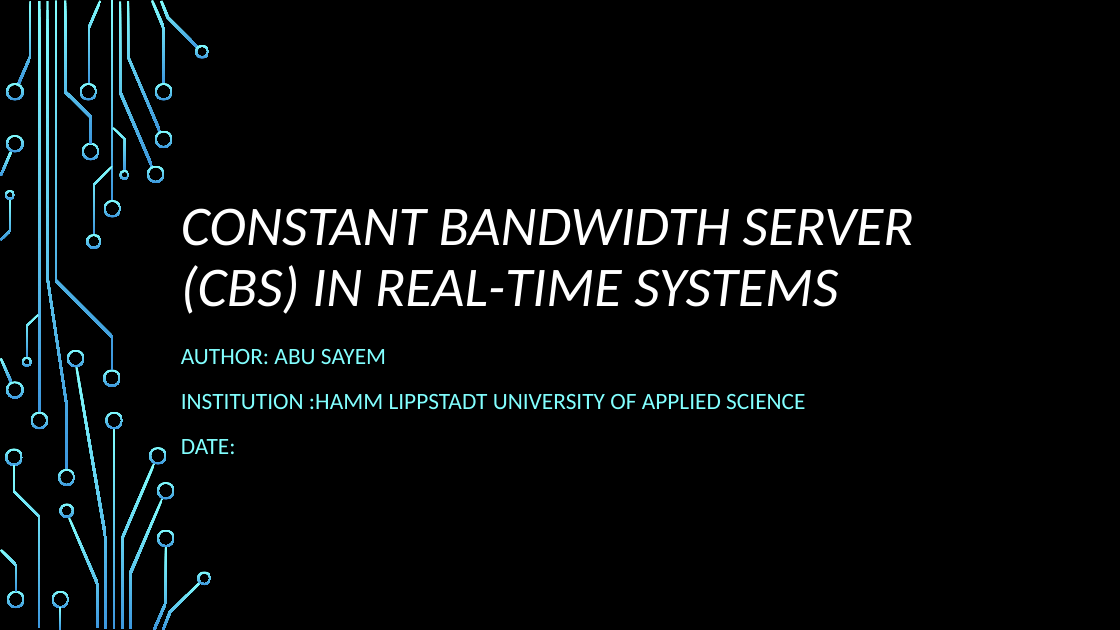
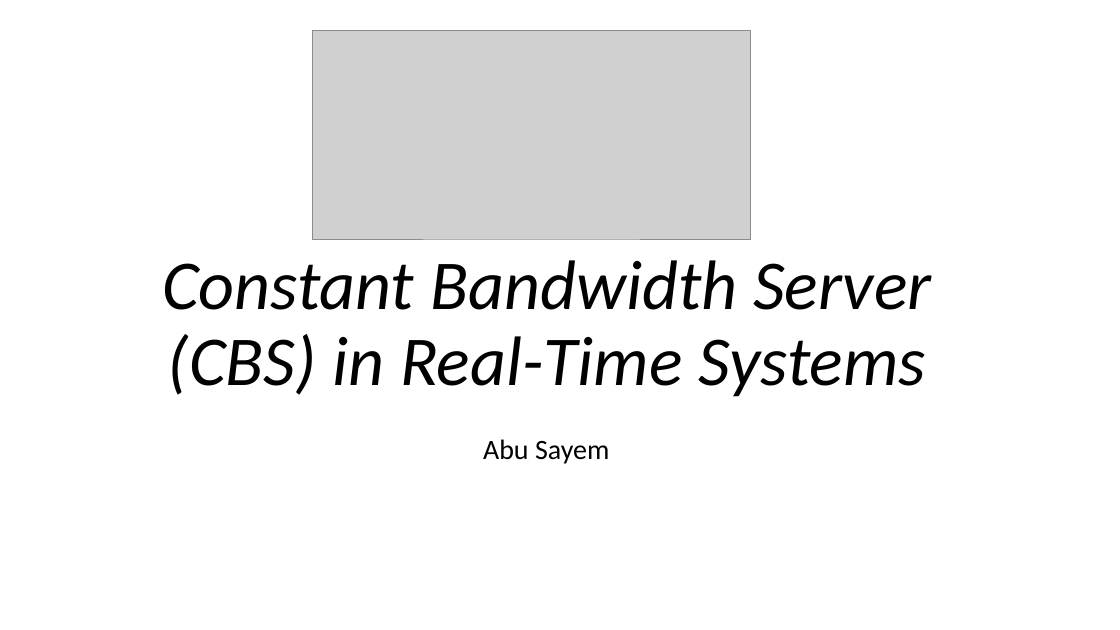
Before and after one commit to CCsayem/Constant-Bandwith-Server-Real-Time-Systems, a slide deck: slide 1 of Constant Bandwidth Server (CBS) in Real-Time.pptx. Drawn at 1120x630 pixels with LibreOffice and Linux fonts; fonts in the diff are those of the drawing; grey boxes stand for pictures; background and template pictures are left out. Boxes give left, top, right and bottom in pixels: in the first picture for what was removed or moved away, otherwise in the second. Text is boxed around its words. In the diff, an @@ line names an element or a change of style, - is before the commit and + after.

```diff
--- a/Constant Bandwidth Server (CBS) in Real-Time.pptx
+++ b/Constant Bandwidth Server (CBS) in Real-Time.pptx
@@ background picture (left out) to #FFFFFF @@
@@ picture added at bbox=[313, 31, 750, 239] @@
@@ title at bbox=[162, 260, 931, 397]: text changed; size 48 to 60 pt; text colour #FFFFFF to #000000 @@
-CONSTANT BANDWIDTH SERVER (CBS) IN REAL-TIME SYSTEMS
+Constant Bandwidth Server (CBS) in Real-Time Systems
@@ subtitle at bbox=[483, 439, 609, 464]: text changed; size 20 to 24 pt; text colour #82FFFF to #000000 @@
-AUTHOR: ABU SAYEM
-INSTITUTION :HAMM LIPPSTADT UNIVERSITY OF APPLIED SCIENCE
-DATE:
+Abu Sayem
@@ group removed at bbox=[0, 0, 212, 630]: 50 freeform shapes, 4 rectangles @@
```
Also in this commit, not shown: 12 slides added, 6 slides removed.
